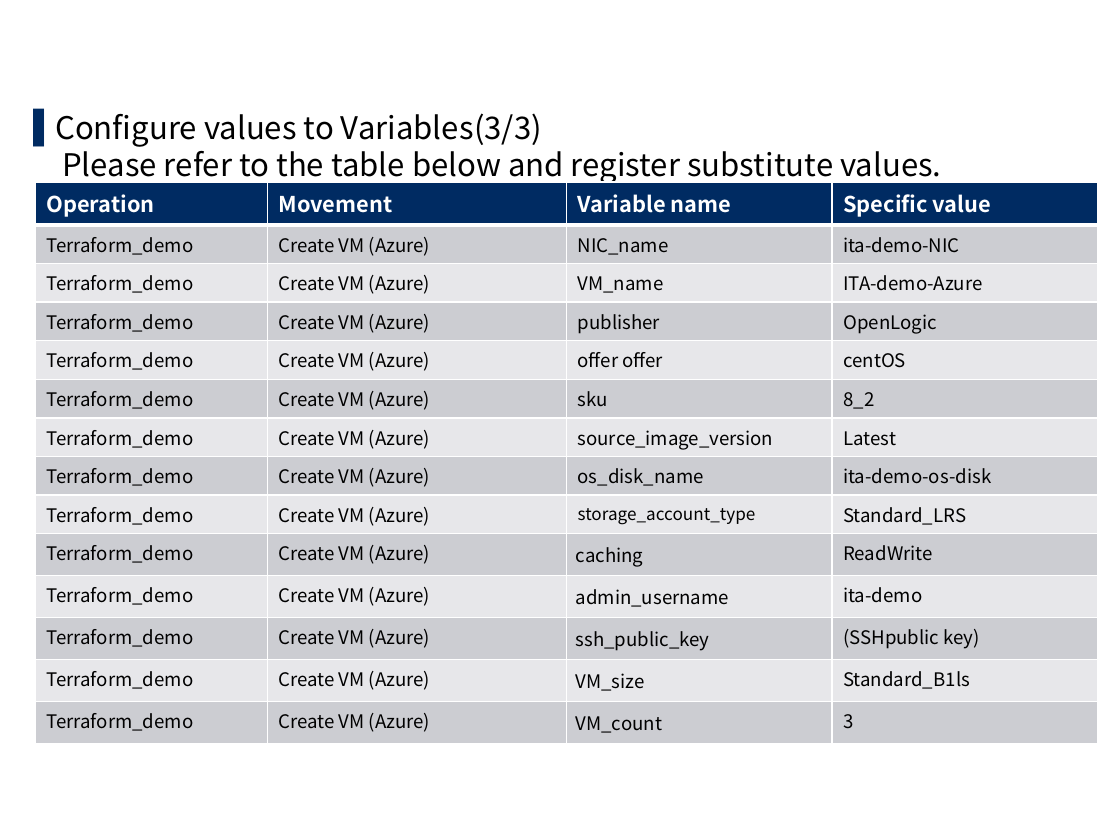
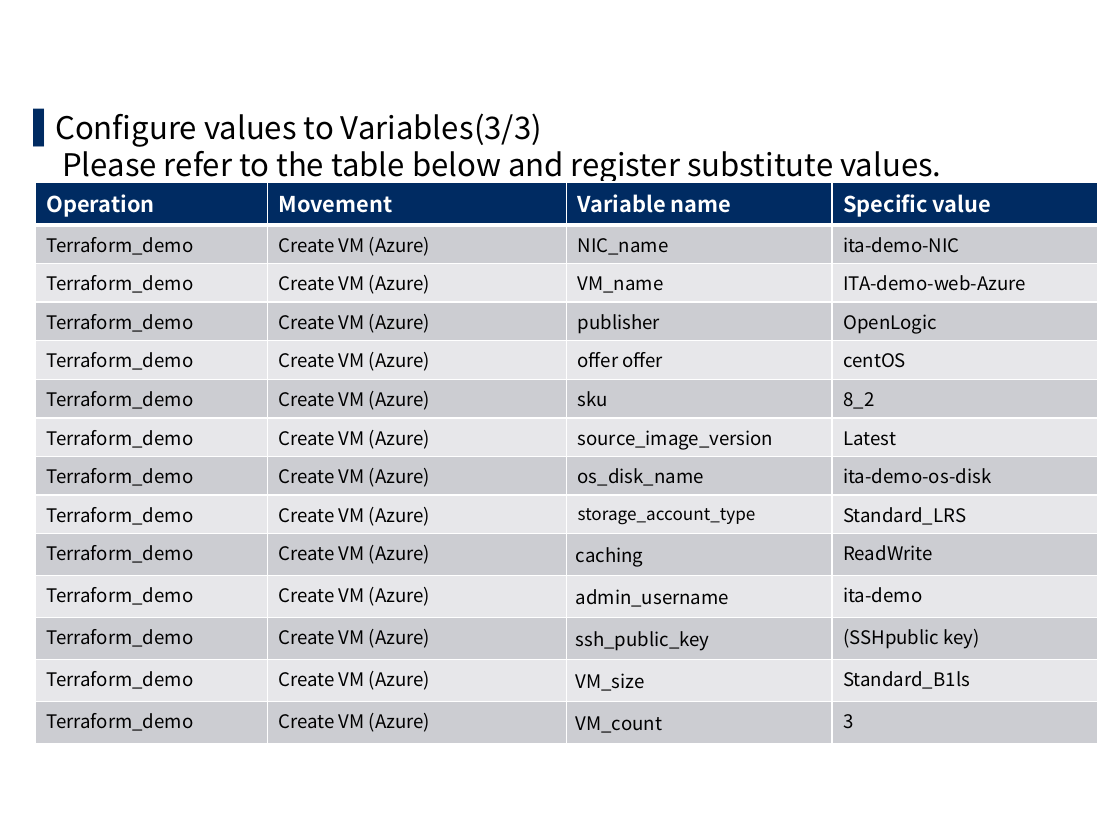
Before and after one commit to exastro-suite/it-automation-docs, a slide deck: slide 34 of asset/Learn/ITA-Terraform-driver-practice_en.pptx (slide 29 before the commit). Drawn at 1120x840 pixels with LibreOffice and Linux fonts; fonts in the diff are those of the drawing; background and template pictures are left out. Boxes give left, top, right and bottom in pixels: in the first picture for what was removed or moved away, otherwise in the second. Text is boxed around its words. In the diff, an @@ line names an element or a change of style, - is before the commit and + after.

```diff
--- a/asset/Learn/ITA-Terraform-driver-practice_en.pptx
+++ b/asset/Learn/ITA-Terraform-driver-practice_en.pptx
@@ table at bbox=[35, 181, 1096, 737] @@
-row 3, column 4: ITA-demo-Azure
+row 3, column 4: ITA-demo-web-Azure
```
Also in this commit, not shown: 11 other slides changed, 9 slides added, 30 other files.
